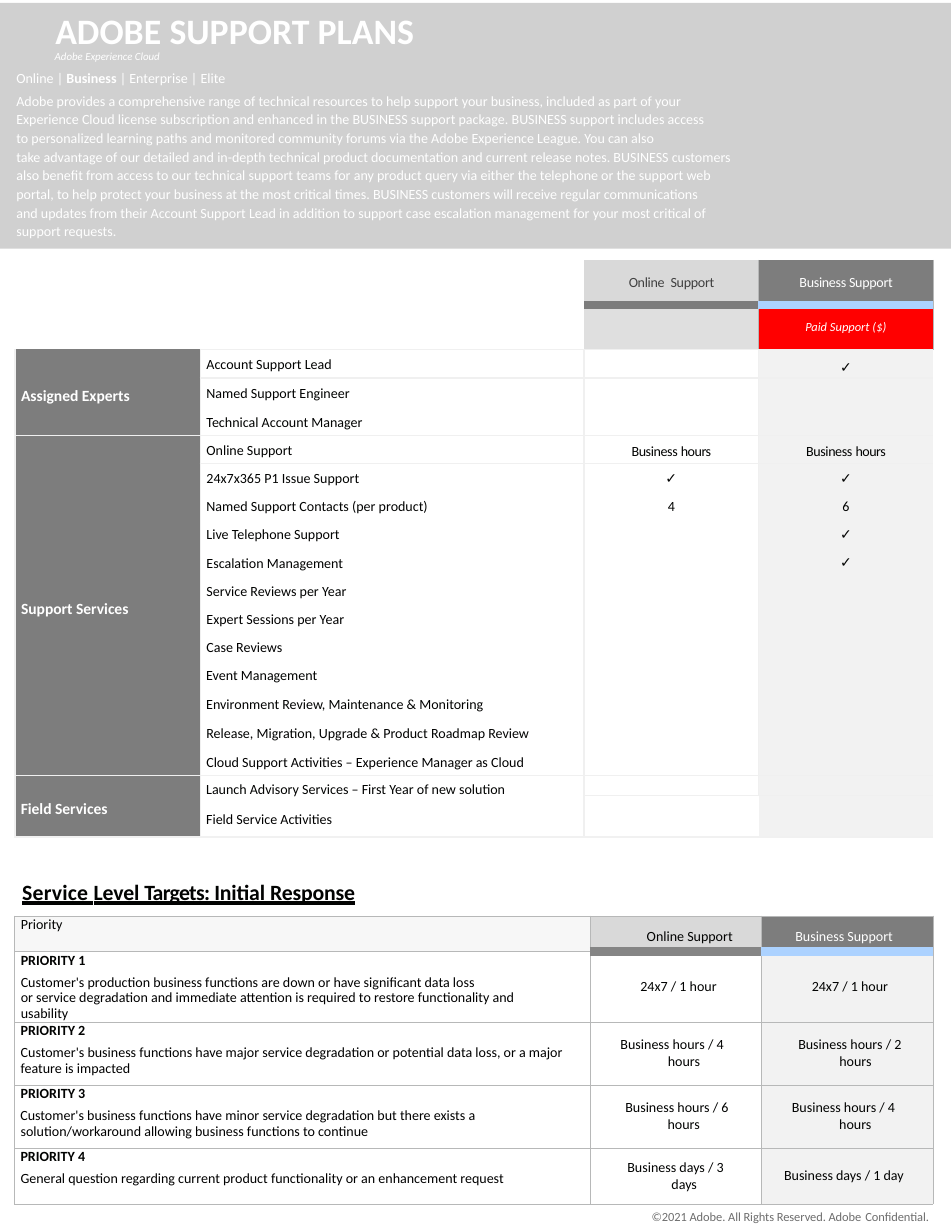
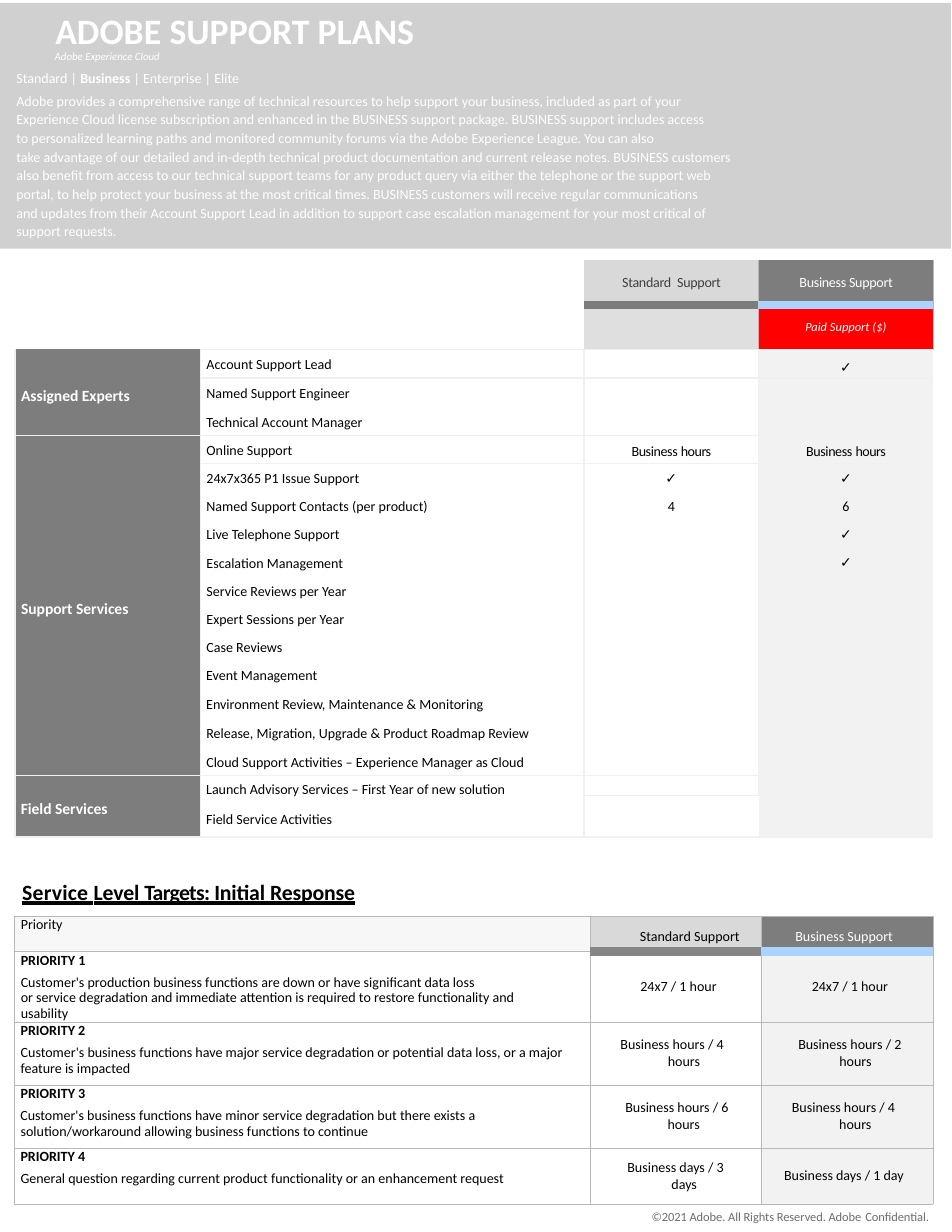
Before and after one commit to AdobeDocs/support-resources.nl-NL, a slide deck: slide 1 of help/data-sheets/assets/BusinessSupportDatasheet.pptx. Drawn at 952x1232 pixels with LibreOffice and Linux fonts; fonts in the diff are those of the drawing; grey boxes stand for pictures; background and template pictures are left out. Boxes give left, top, right and bottom in pixels: in the first picture for what was removed or moved away, otherwise in the second. Text is boxed around its words. In the diff, an @@ line names an element or a change of style, - is before the commit and + after.

```diff
--- a/help/data-sheets/assets/BusinessSupportDatasheet.pptx
+++ b/help/data-sheets/assets/BusinessSupportDatasheet.pptx
@@ text at <box>16,74,239,83</box>: text changed @@
-Online | Business | Enterprise | Elite
+Standard | Business | Enterprise | Elite
@@ table at <box>15,260,934,838</box> @@
-row 1, column 3: Online Support
+row 1, column 3: Standard Support
@@ table at <box>15,916,933,1196</box> @@
-row 1, column 2: Online Support
+row 1, column 2: Standard Support
```
Also in this commit, not shown: 1 other slide changed, 7 other files.
